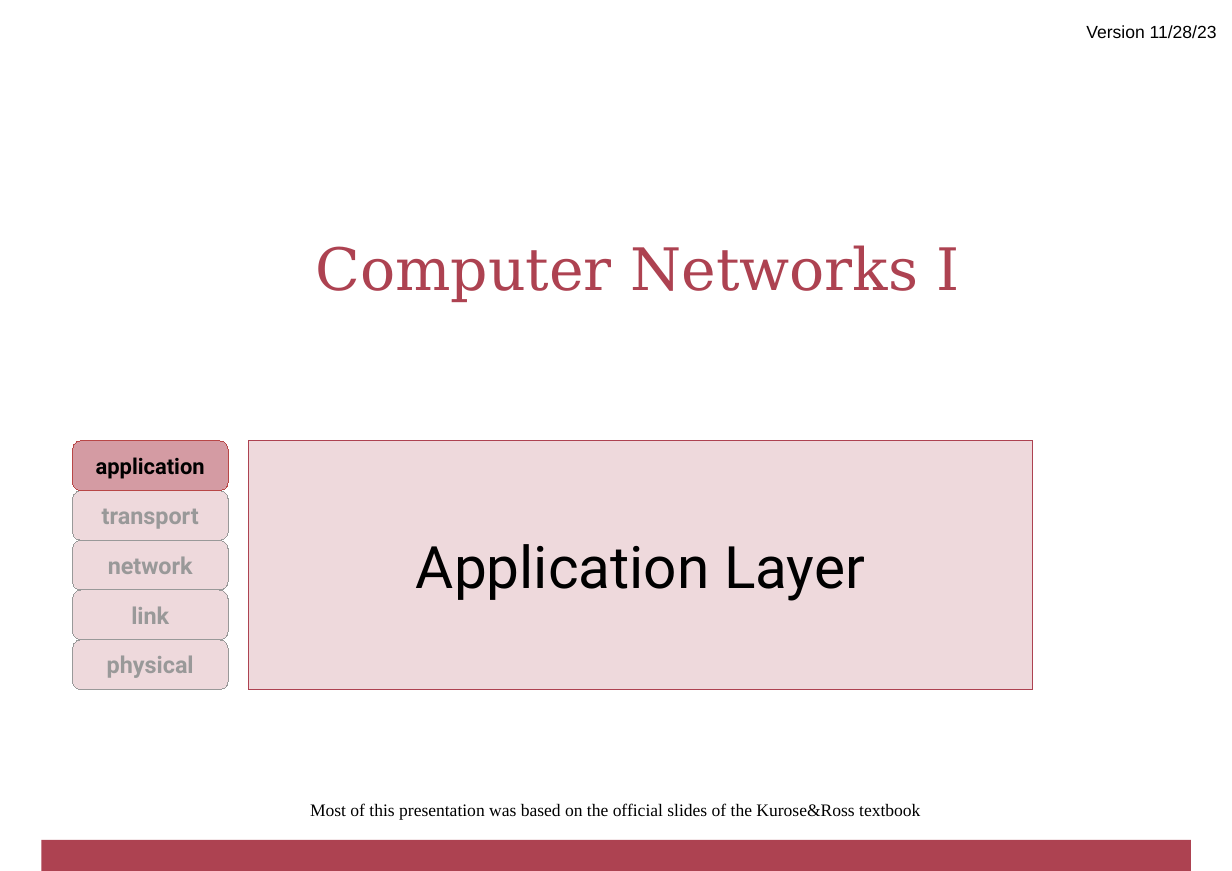
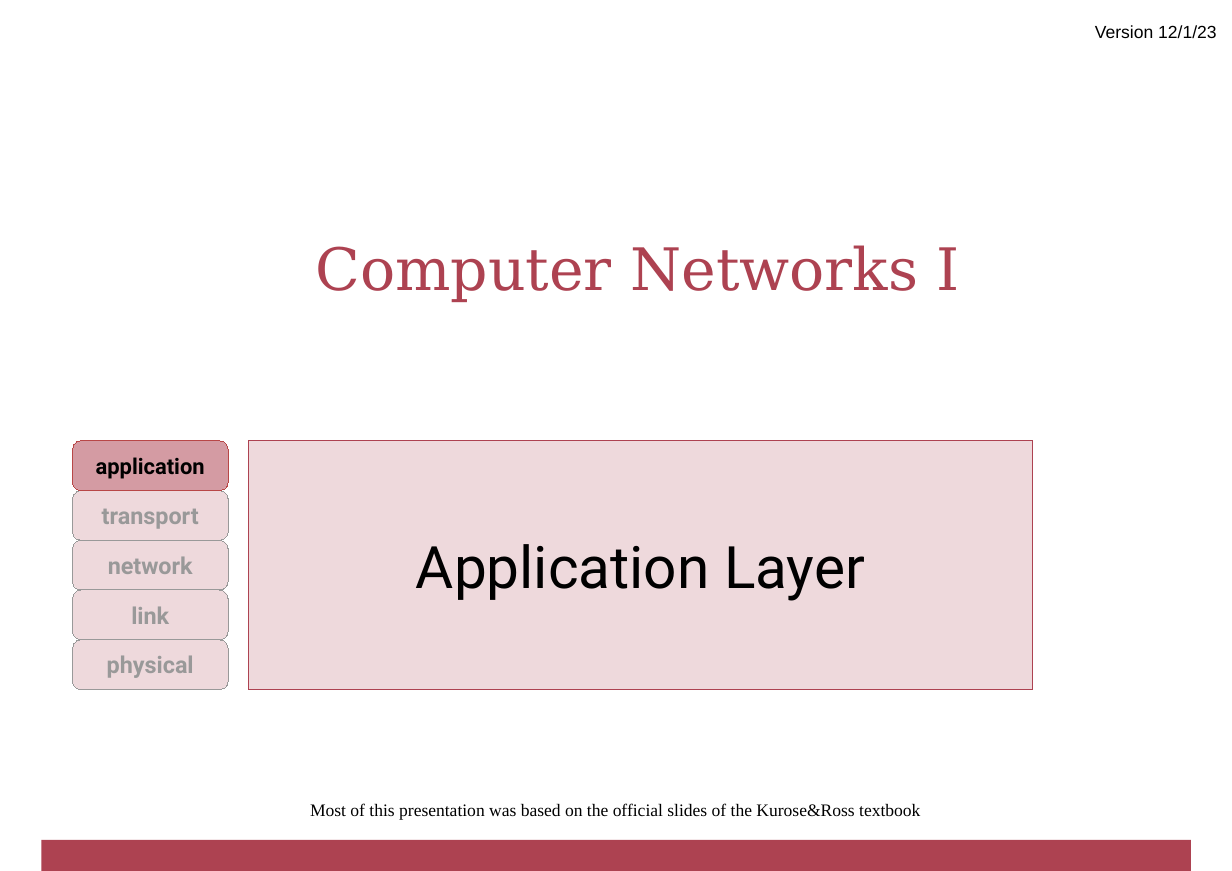
Before and after one commit to cletomartin/redes1, a slide deck: slide 1 of slides/application.odp. Drawn at 1232x871 pixels with LibreOffice and Linux fonts; fonts in the diff are those of the drawing; background and template pictures are left out. Boxes give left, top, right and bottom in pixels: in the first picture for what was removed or moved away, otherwise in the second. Text is boxed around its words. In the diff, an @@ line names an element or a change of style, - is before the commit and + after.

```diff
--- a/slides/application.odp
+++ b/slides/application.odp
@@ text at (1095,25,1216,38): text changed @@
-Version 11/28/23
+Version 12/1/23
```
Also in this commit, not shown: 11 other slides changed, 4 slides added, 2 other files.
